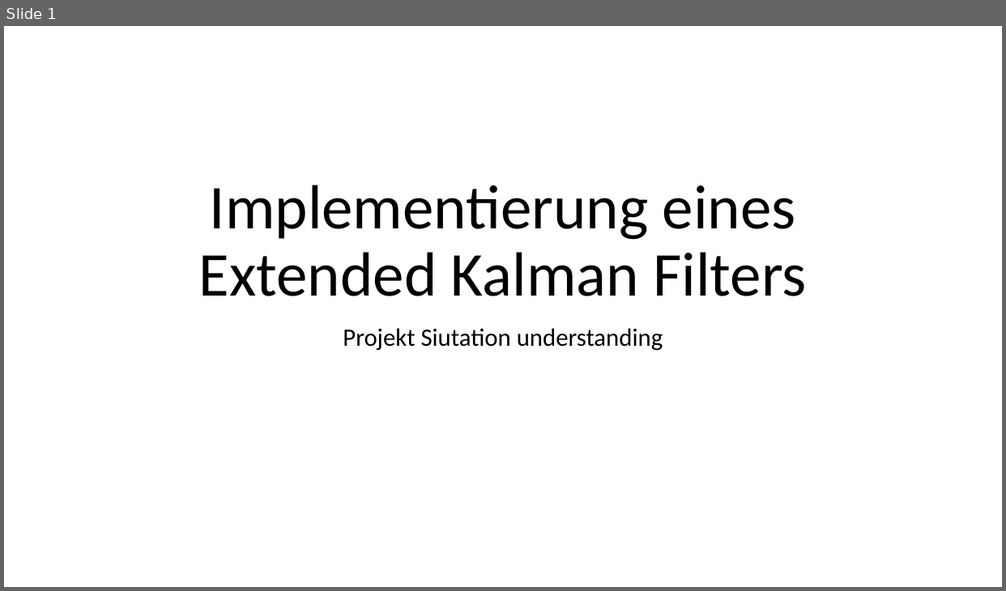
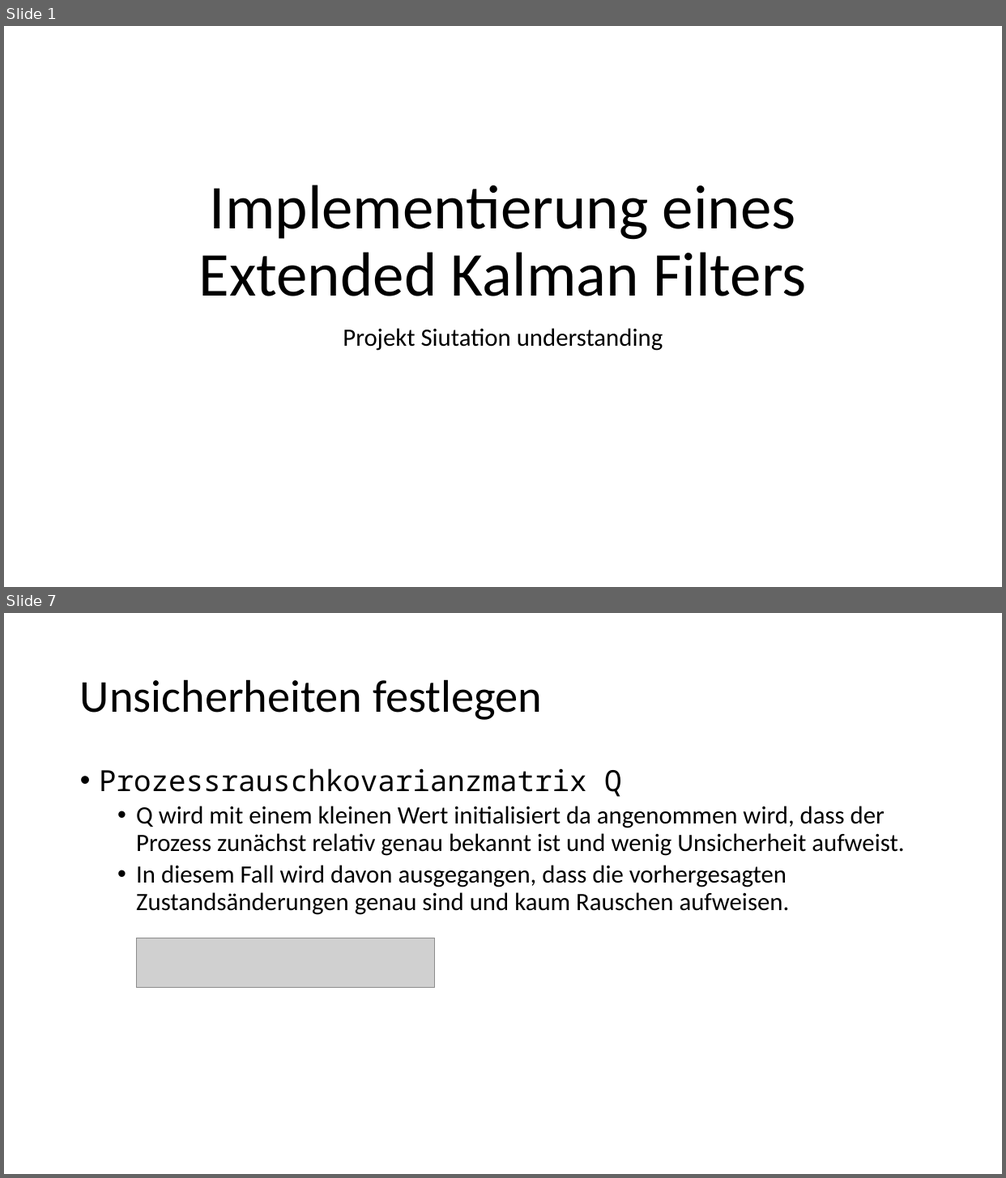
Before and after one commit to MrxPoopybutthole/situation, a slide deck: präsentation.pptx. Shown one above the other, each under a label of ours: slide 1 before the commit, slides 1 and 7 after it; the slides between them are not shown. The pictures are 1006x591 and 1006x1178 pixels, drawn with LibreOffice and Linux fonts; fonts in the diff are those of the drawing; grey boxes stand for pictures. Boxes give left, top, right and bottom in pixels: in the first picture for what was removed or moved away, otherwise in the second. Text is boxed around its words. In the diff, an @@ line names an element or a change of style, - is before the commit and + after.

```diff
--- a/präsentation.pptx
+++ b/präsentation.pptx
@@ slide 7 added at (x1=4, y1=613, x2=1002, y2=1174), background #FFFFFF @@
@@ title added at (x1=80, y1=679, x2=542, y2=720), 44 pt, text #000000 @@
+Unsicherheiten festlegen
@@ text added at (x1=99, y1=769, x2=904, y2=915), 24 pt, text #000000 @@
+• Prozessrauschkovarianzmatrix Q
+  • Q wird mit einem kleinen Wert initialisiert da angenommen wird, dass der Prozess zunächst relativ genau bekannt ist und wenig Unsicherheit aufweist.
+  • In diesem Fall wird davon ausgegangen, dass die vorhergesagten Zustandsänderungen genau sind und kaum Rauschen aufweisen.
@@ picture added at (x1=136, y1=938, x2=434, y2=988) @@
```
Also in this commit, not shown: 3 slides changed, 7 other slides added, 4 slides removed, 29 other files.
